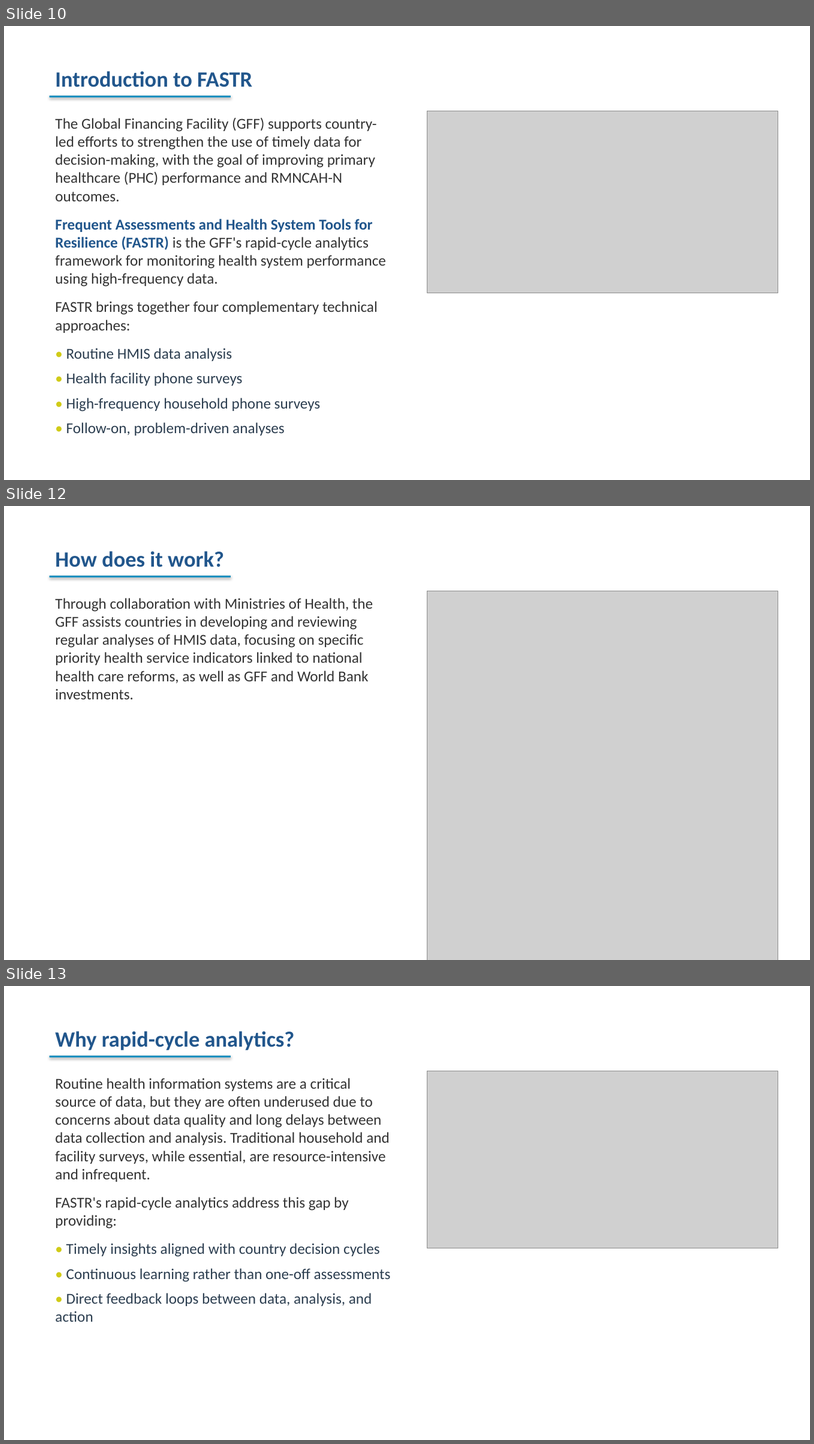
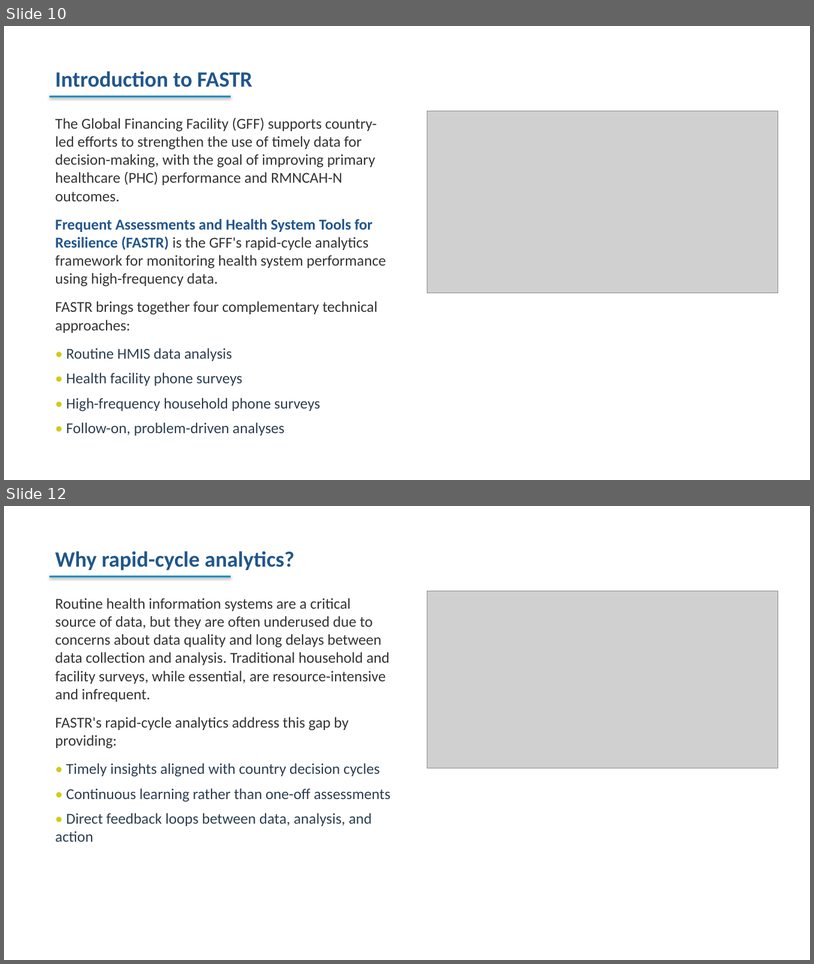
Before and after one commit to FASTR-Analytics/fastr-resource-hub, a slide deck: outputs/2026-zambia_deck.pptx. Shown one above the other, each under a label of ours: slides 10, 12 and 13 before the commit, slides 10 and 12 after it; the slides between them are not shown. The pictures are 814x1444 and 814x964 pixels, drawn with LibreOffice and Linux fonts; fonts in the diff are those of the drawing; grey boxes stand for pictures. Boxes give left, top, right and bottom in pixels: in the first picture for what was removed or moved away, otherwise in the second. Text is boxed around its words. In the diff, an @@ line names an element or a change of style, - is before the commit and + after.

```diff
--- a/outputs/2026-zambia_deck.pptx
+++ b/outputs/2026-zambia_deck.pptx
@@ slide 12 removed at [4,506,810,960], background #FFFFFF @@
@@ text removed at [55,551,224,567] @@
-How does it work?
@@ rectangle removed at [50,576,231,577] @@
@@ picture removed at [428,591,779,960] @@
@@ text removed at [55,598,373,699] @@
-Through collaboration with Ministries of Health, the GFF assists countries in developing and reviewing regular analyses of HMIS data, focusing on specific priority health service indicators linked to national health care reforms, as well as GFF and World Bank investments.
@@ what was slide 13 is now slide 12 @@
```
Also in this commit, not shown: 5 slides changed, 2 slides added, 2 other slides removed, 35 other files.
